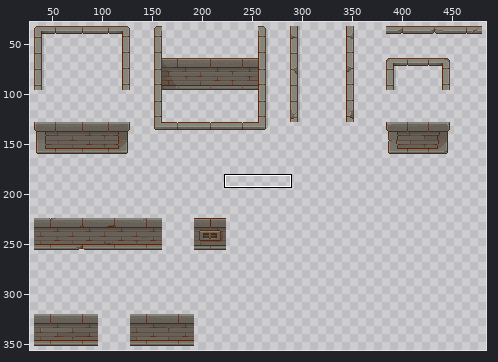
Two states of a sprite sheet, Assets/Cainos/Pixel Art Top Down - Basic/Texture/TX Tileset Wall.png. Above, an overview of the earlier version with the close-up marked.
Close-up. The starting point:
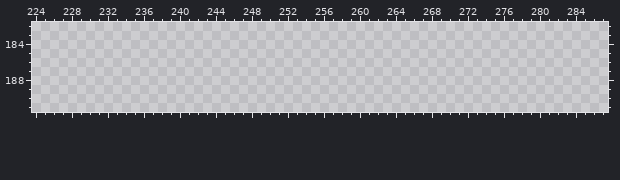
The file is 512x512 pixels. Colours within 5 levels of each other are drawn and written as one. Shown: x 224..287, y 182..191. The wide view leaves out empty margins.
Palette (. is transparent): 
The result:
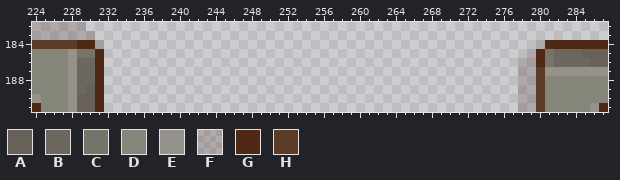
Colours new in this view: A #676159  B #6d685f  C #767469  D #868579  E #94928b  F #38170d33  G #4f2913  H #5b3c29
The edit:
y 182: x 224..229 ...... -> FFFFFF
y 183: x 224..230 ....... -> FFFFFFF
y 184: x 224..231 ........ -> HHHHHGGF; x 280..287 ........ -> FGGGGGGG
y 185: x 224..231 ........ -> DDDDECCG; x 279..287 ......... -> FGCBBBAAA
y 186: x 224..231 ........ -> DDDDEBBG; x 278..287 .......... -> FFGCBBBBAA
y 187: x 224..231 ........ -> DDDDEBBG; x 278..287 .......... -> FFHEEEEEEE
y 188: x 224..231 ........ -> DDDDEBBG; x 278..287 .......... -> FFHDDDDDDD
y 189: x 224..231 ........ -> DDDDEBAG; x 278..287 .......... -> FFHDDDDDDD
y 190: x 224..231 ........ -> EDDDEAAG; x 278..287 .......... -> FFHDDDDDDD
y 191: x 224..231 ........ -> GDDDEAAG; x 278..287 .......... -> FFHDDDDDEG
Changed places in both close-ups, as pixel boxes (x1, y1, x2, y2):
added: (32, 22, 104, 112)
added: (518, 40, 608, 112)
